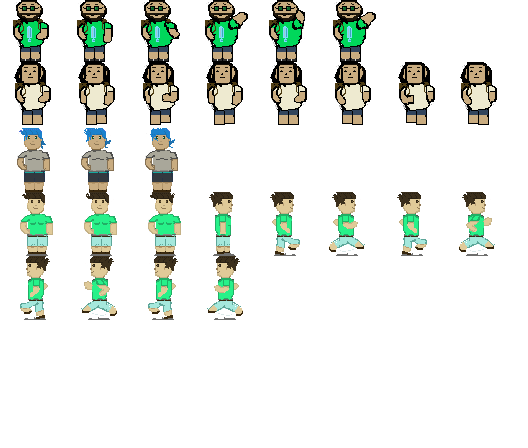
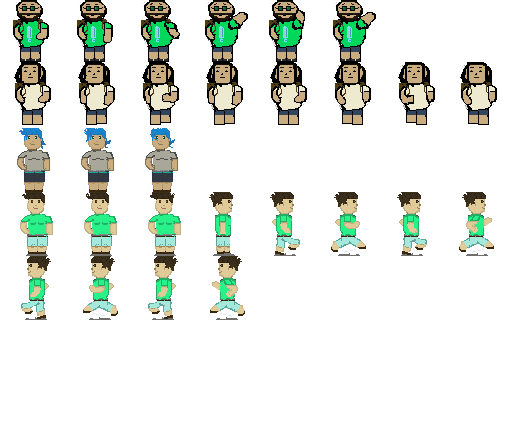
Layer changes from the first 528×448 image to the second:
painted on "Background" over <box>20,192,495,320</box>
